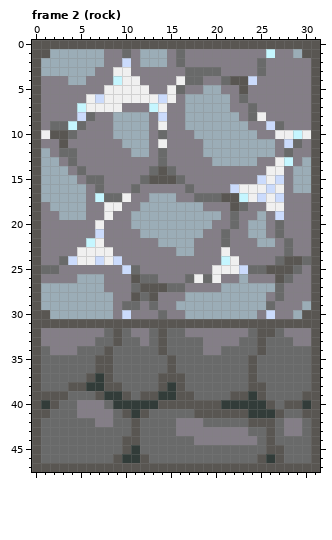
Pixel-art file -- art/tilesLarge.aseprite. The picture above was drawn from the file before the commit.
32x48 pixels, 25 frames. Shown: frame 2 (rock).
And afterwards:
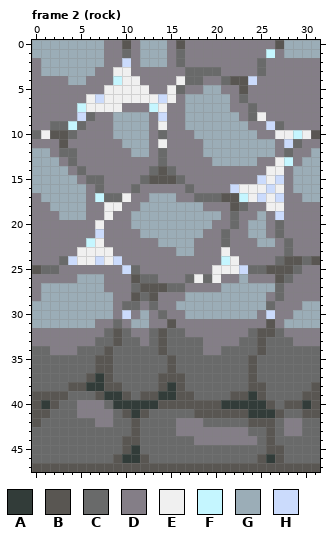
Palette (. is transparent): A #323c39  B #595652  C #696a6a  D #847e87  E #f0f0f0  F #c5f6ff  G #9badb7  H #cbdbfc
Changes in this commit:
Frame 2 (rock), layer "Layer 1":
y 0: x 0..9 BBBBBBBBBB -> GGGGGGGGDD; x 11..15 BBBBB -> DGGGD; x 17..26 BBBBBBBBBB -> DDDDDDDDDD; x 28..31 BBBB -> GGGG
y 1: x 0..1 BB -> GG; x 28 D -> G; x 30..31 BB -> GG
y 2..9: x 0 B -> D; x 31 B -> D
y 10: x 0 B -> C
y 11: x 0 B -> D; x 31 B -> D
y 12..16: x 0 B -> G; x 31 B -> G
y 17: x 0 B -> D; x 30..31 DB -> GG
y 18..23: x 0 B -> D; x 31 B -> D
y 24: x 0 B -> D
y 25: x 31 B -> D
y 26..28: x 0 B -> D; x 31 B -> D
y 29: x 0 B -> G; x 31 B -> G
y 30: x 0..1 BB -> GG; x 12 D -> G; x 30..31 BB -> GG
y 31: x 0..14 BBBBBBBBBBBBBBB -> GGGGGGGDDCDGGDD; x 16..25 BBBBBBBBBB -> DDDDDDDDDD; x 27..31 BBBBB -> DGGGG
y 32..33: x 0 B -> D; x 31 B -> D
y 34..37: x 0 B -> C; x 31 B -> C
y 38: x 0 B -> C
y 42: x 31 B -> C
y 43..46: x 0 B -> C; x 31 B -> C
Where, in picture pixels (left, top, right, bottom), the same in both pictures:
changed: (32, 40, 320, 391)
changed: (311, 418, 320, 463)
changed: (32, 427, 41, 463)
